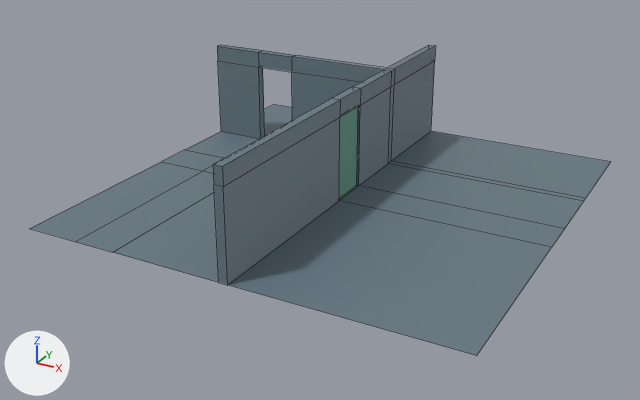
The Blender file OriginalModels/zoneTest/zone01.blend as it was, and as the next commit left it.
One viewpoint serves both versions: a camera (50 mm lens) standing at (8.68, -17.0, 8.16) and looking at (-0.27, -0.73, 0.03). Every picture has the same lights, and +X, +Y and +Z are marked at lower left. Mesh edges are drawn as thin lines.

The first picture shows 'door', 'zone'.
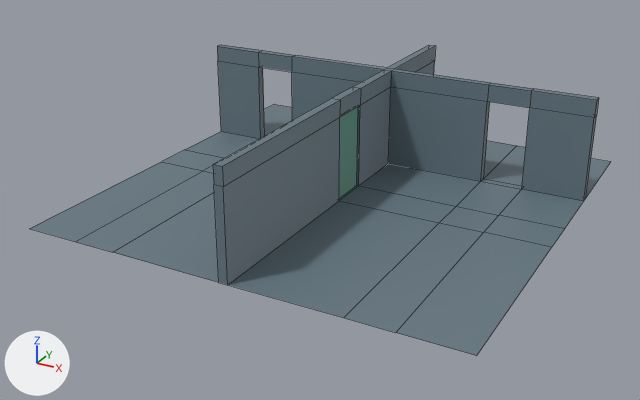
Patch to the scene script:
```diff
--- a/OriginalModels/zoneTest/zone01.blend.py
+++ b/OriginalModels/zoneTest/zone01.blend.py
@@ me_plane @@
 # used by ob_zone; location = (0.0, 0.0, 0.0)
-me_plane.from_pydata(...)  # 76 vertices, 69 faces; spans x -5.0..5.0, y -5.0..5.0, z 0.0..2.4
+me_plane.from_pydata(...)  # 104 vertices, 97 faces; spans x -5.0..5.0, y -5.0..5.0, z 0.0..2.4
+# me_plane part 1
+# 5 faces are deleted
+# 6 new vertices lie (2.45, 0.0, 0.0) away from vertices in x 0.1, y -5.0..5.0, z 0.0
+# 6 new vertices lie (-1.45, 0.0, 0.0) away from vertices in x 5.0, y -5.0..5.0, z 0.0
+# 8 new vertices lie (0.0, 0.0, 2.0) away from vertices in x 0.1..5.0, y 2.17..2.37, z 0.0
+# 8 new vertices lie (0.0, 0.0, 0.4) away from vertices in x 0.1..5.0, y 2.17..2.37, z 2.0
+# 33 new faces join them
 me_plane.materials.append(mat_zone_mat)
```

Pixel boxes [x1, y1, x2, y2] of what changed, in the pictures (640 x 400 px):
part 1 of me_plane, built on
    before: [229, 131, 610, 356]
    after: [229, 69, 610, 356]
